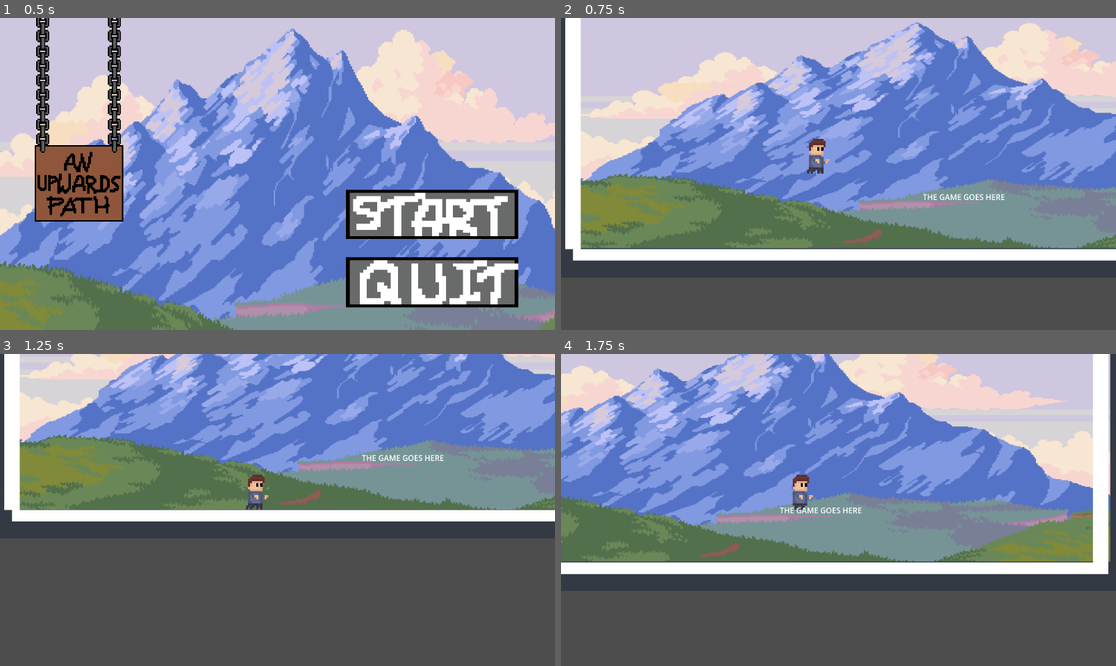
Above: before the commit, frames 1-4 (two rows, left to right).
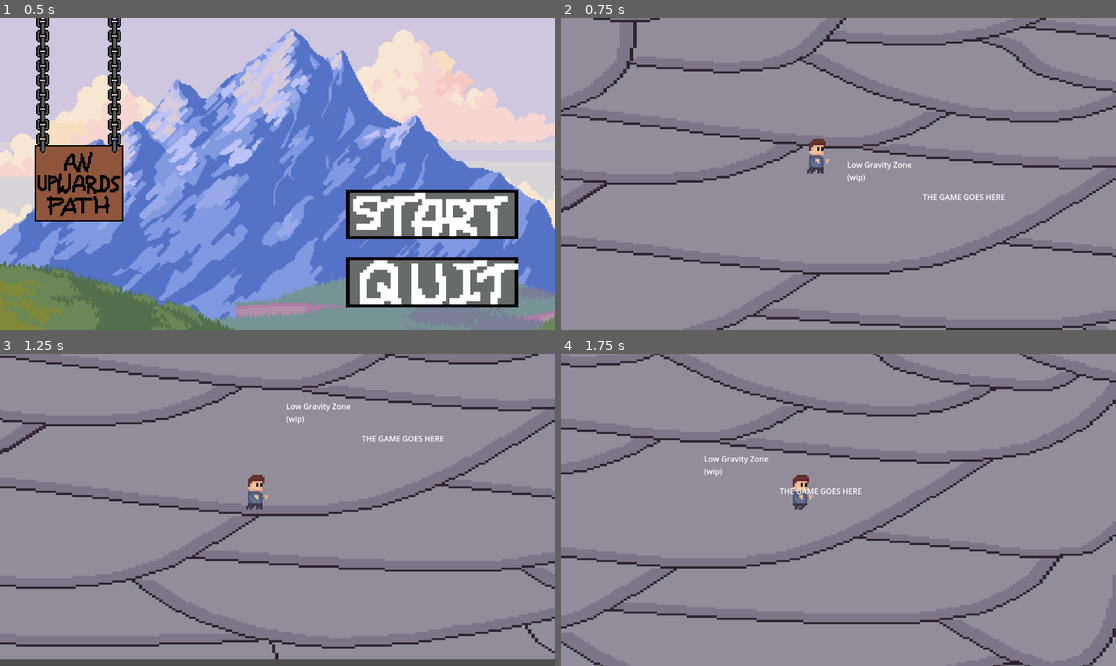
Above: after the commit, the same moments.

Repository: 6202527/Game-work-Ican3
Game: Godot game, scene res://Scenes/main_menu.tscn
Same seed, same stepped clock (60 frames per second), same inputs: the game is played once before the commit and once after it.
Inputs (mouse positions are in pixels of both pictures, inside the frame that each line leads up to):
- Up to frame 1 (0.5 s): no input
- Up to frame 2 (0.75 s): click "Play" at 0.5 s
- Up to frame 3 (1.25 s): no input
- Up to frame 4 (1.75 s): move the mouse to (960, 494) at 1.27 s; hold D (right) from 1.28 s (still down); right-click (960, 494) at 1.35 s; tap W (jump) at 1.52, 1.55 s

Frame 1 is identical in both runs. In frame 2, 99% of the frame differs, in the area x 0-100%, y 0-100%; in frame 3, 97%; in frame 4, 99%.

Commit message:
Update 2

Diff:
--- a/an-upwards-path/Scenes/world.tscn
+++ b/an-upwards-path/Scenes/world.tscn
@@ -1,32 +1,21 @@
-[gd_scene load_steps=5 format=3 uid="uid://javum0xs0blp"]
+[gd_scene load_steps=4 format=3 uid="uid://javum0xs0blp"]
 
+[ext_resource type="Texture2D" uid="uid://bgta3g6dh1k87" path="res://Assets/Backgrounds/MainBackground.png" id="1_asca0"]
 [ext_resource type="PackedScene" uid="uid://81ao4ppetjlc" path="res://Scenes/Player.tscn" id="1_bb523"]
-[ext_resource type="Texture2D" uid="uid://6rhx6w5f16ly" path="res://Assets/Backgrounds/MainMenuBackground.png" id="2_fohop"]
 
-[sub_resource type="RectangleShape2D" id="RectangleShape2D_0mq8q"]
-size = Vector2(64.5, 548)
-
-[sub_resource type="RectangleShape2D" id="RectangleShape2D_fplif"]
-size = Vector2(1400, 26)
+[sub_resource type="WorldBoundaryShape2D" id="WorldBoundaryShape2D_0teqx"]
 
 [node name="World" type="Node2D"]
 
-[node name="TextureRect" type="TextureRect" parent="."]
-offset_left = 41.0
-offset_top = -102.0
-offset_right = 266.0
-offset_bottom = 36.0
-
-[node name="MainMenuBackground" type="Sprite2D" parent="TextureRect"]
-position = Vector2(154, 11)
-scale = Vector2(0.824444, 0.53)
-texture = ExtResource("2_fohop")
-metadata/_edit_lock_ = true
+[node name="MainBackground" type="Sprite2D" parent="."]
+position = Vector2(77, -50)
+scale = Vector2(6.9082, 4.44099)
+texture = ExtResource("1_asca0")
 
 [node name="Player" parent="." instance=ExtResource("1_bb523")]
 position = Vector2(47, 0)
 
-[node name="Main Camera" type="Camera2D" parent="Player"]
+[node name="Player Camera" type="Camera2D" parent="Player"]
 
 [node name="CharacterBody2D" type="CharacterBody2D" parent="Player"]
 
@@ -37,52 +26,17 @@
 offset_bottom = 199.0
 text = "THE GAME GOES HERE"
 
-[node name="Left wall" type="ColorRect" parent="."]
-offset_left = -520.0
-offset_top = -352.0
-offset_right = -488.0
-offset_bottom = 168.0
-metadata/_edit_lock_ = true
+[node name="WorldBoarder" type="StaticBody2D" parent="."]
+position = Vector2(0, 59)
 
-[node name="StaticBody2D" type="StaticBody2D" parent="Left wall"]
-position = Vector2(-6, 54)
-metadata/_edit_lock_ = true
+[node name="WorldBoarderCollider" type="CollisionShape2D" parent="WorldBoarder"]
+position = Vector2(0, 148)
+shape = SubResource("WorldBoundaryShape2D_0teqx")
 
-[node name="CollisionShape2D" type="CollisionShape2D" parent="Left wall/StaticBody2D"]
-light_mask = 513
-position = Vector2(6, 210)
-shape = SubResource("RectangleShape2D_0mq8q")
-one_way_collision_margin = 0.0
-debug_color = Color(0, 0, 0, 0.42)
-metadata/_edit_lock_ = true
-
-[node name="Right wall" type="ColorRect" parent="."]
-offset_left = 872.0
-offset_top = -352.0
-offset_right = 904.0
-offset_bottom = 168.0
-metadata/_edit_lock_ = true
-
-[node name="StaticBody2D" type="StaticBody2D" parent="Right wall"]
-position = Vector2(-6, 54)
-metadata/_edit_lock_ = true
-
-[node name="CollisionShape2D" type="CollisionShape2D" parent="Right wall/StaticBody2D"]
-light_mask = 513
-position = Vector2(38, 210)
-shape = SubResource("RectangleShape2D_0mq8q")
-one_way_collision_margin = 0.0
-debug_color = Color(0, 0, 0, 0.42)
-metadata/_edit_lock_ = true
-
-[node name="ColorRect" type="ColorRect" parent="."]
-offset_left = -504.0
-offset_top = 168.0
-offset_right = 904.0
-offset_bottom = 192.0
-
-[node name="StaticBody2D" type="StaticBody2D" parent="ColorRect"]
-
-[node name="CollisionShape2D" type="CollisionShape2D" parent="ColorRect/StaticBody2D"]
-position = Vector2(706, 12)
-shape = SubResource("RectangleShape2D_fplif")
+[node name="lowgrav" type="Label" parent="WorldBoarder"]
+offset_left = 65.0
+offset_top = -78.0
+offset_right = 199.0
+offset_bottom = -55.0
+text = "Low Gravity Zone
+(wip)"
--- a/an-upwards-path/Scripts/player.gd
+++ b/an-upwards-path/Scripts/player.gd
@@ -6,15 +6,17 @@
 const DASHVELOCITY = 10000
 var JUMP = 2
 @onready var animated_sprite = $AnimatedSprite2D
+var dashNum = 1
 
 func _physics_process(delta: float) -> void:
 	# Add the gravity.
 	if not is_on_floor():
 		velocity += get_gravity() * delta
 
-	#resets jump to 2 when player is on ground
+	#resets jump to 2 when player is on ground + resets dash when player is on ground
 	if is_on_floor():
 		JUMP = 2
+		dashNum = 1
 
 	# Handle jump.
 	if Input.is_action_just_pressed("jump") and JUMP > 0:
@@ -43,7 +45,8 @@
 		velocity.x = move_toward(velocity.x, 0, SPEED)
 
 	# Adds dash movement
-	if Input.is_action_just_pressed("dash"):
+	if Input.is_action_just_pressed("dash") and dashNum > 0:
+		dashNum -= 1
 		velocity.x = direction * DASHVELOCITY
 
 	move_and_slide()
--- /dev/null
+++ b/an-upwards-path/low_gravity.tscn
@@ -0,0 +1,8 @@
+[gd_scene load_steps=2 format=3 uid="uid://cn8gtv4460jpl"]
+
+[sub_resource type="RectangleShape2D" id="RectangleShape2D_yv3as"]
+
+[node name="LowGravity" type="Node2D"]
+
+[node name="CollisionShape2D" type="CollisionShape2D" parent="."]
+shape = SubResource("RectangleShape2D_yv3as")
Binary file added: an-upwards-path/Assets/Backgrounds/MainBackground.png
Not shown, added: an-upwards-path/Assets/Backgrounds/MainBackground.png.import
